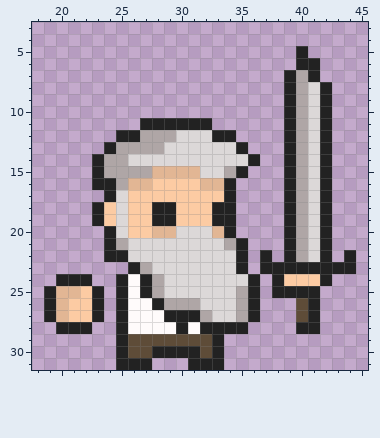
Pixel-art sprite, stored at assets/player/player_dash_anim_f2.png. The first picture shows the starting point.
The file is 64x32 pixels. Colours within 5 levels of each other are drawn and written as one. Shown: x 18..45, y 3..31.
Once edited:
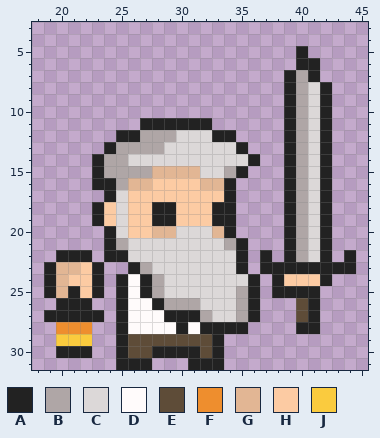
Palette (. is transparent): A #222222  B #afa6a6  C #dcd8d8  D #fffbfb  E #5e4c38  F #ee8e2e  G #e2b694  H #fccba3  J #facb3e
From old to new:
{"y":22,"x":20,"old":"...","new":"AAA"}
{"y":23,"x":19,"old":".....","new":"AGGHA"}
{"y":24,"x":19,"old":".AAA.","new":"AGHHA"}
{"y":25,"x":21,"old":"G","new":"A"}
{"y":26,"x":19,"old":"AGHHA","new":".AAA."}
{"y":27,"x":20,"old":"GHH","new":"AAA"}
{"y":28,"x":20,"old":"AAA","new":"FFF"}
{"y":29,"x":20,"old":"...","new":"JJJ"}
{"y":30,"x":20,"old":"...","new":"AAA"}
{"label":"changed","picture_box":[44,250,104,358]}
